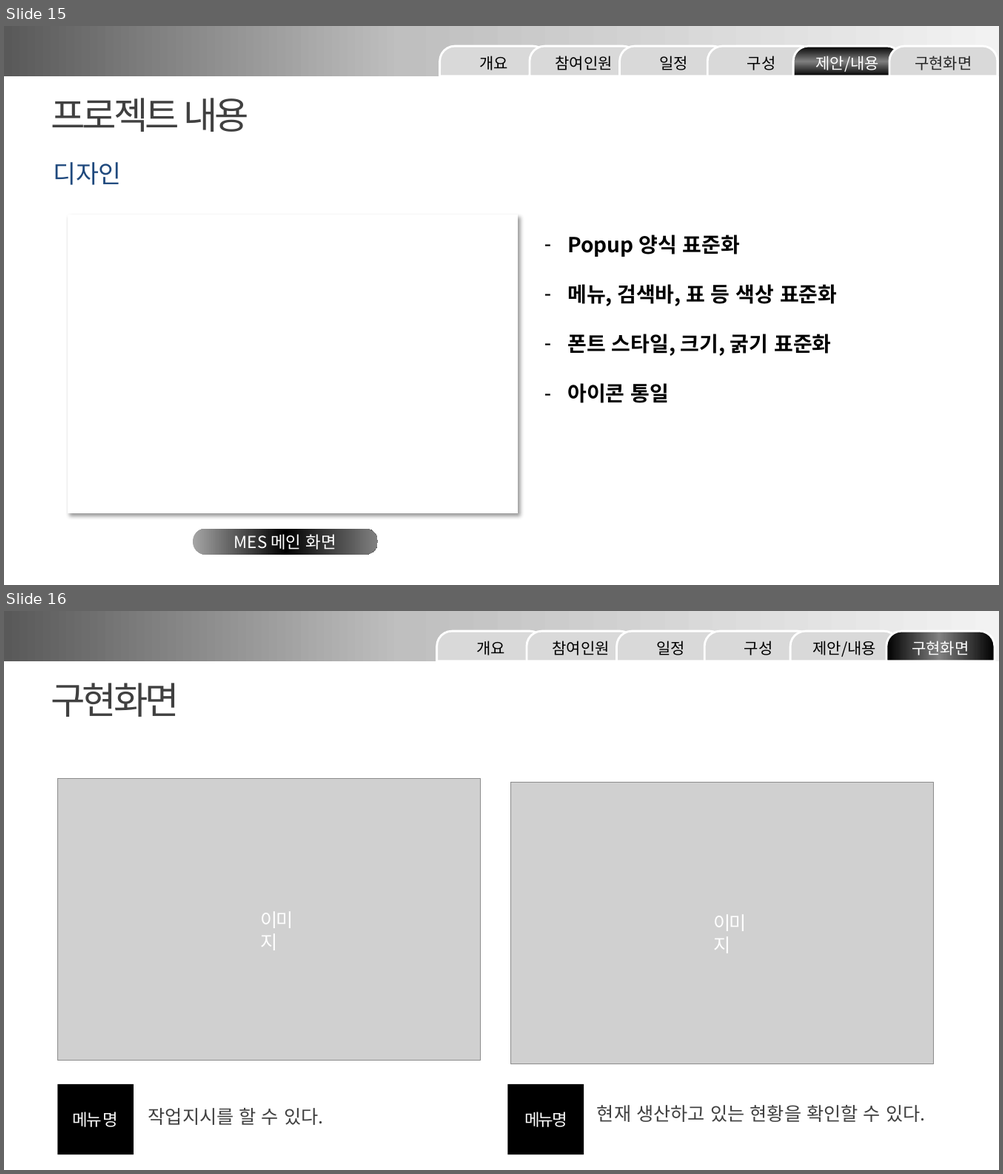
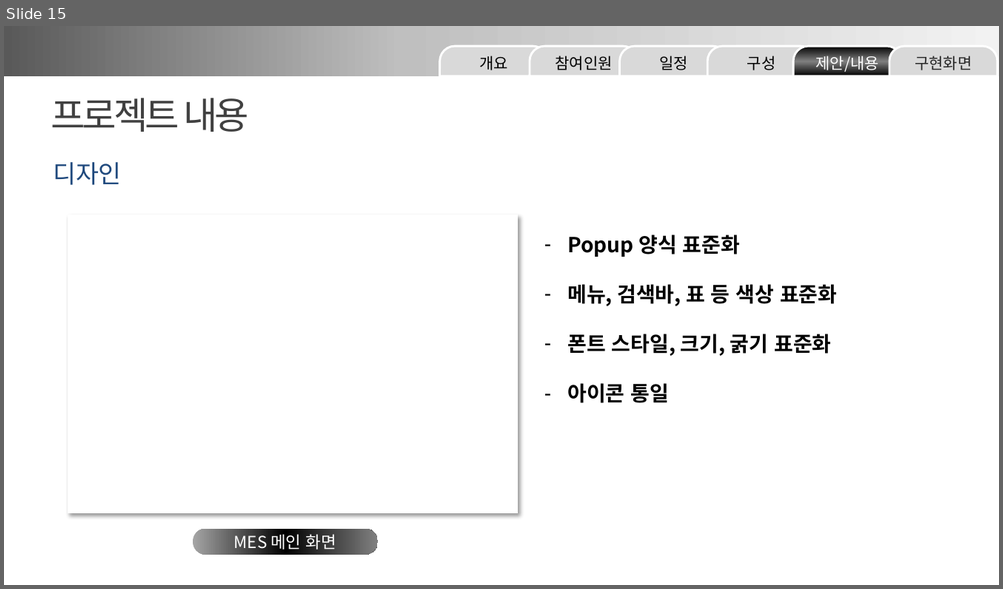
Before and after one commit to minmaxheap/FinalProject, a slide deck: 산출물/Team3 화면 설계 발표 ppt.pptx. Shown one above the other, each under a label of ours: slides 15 and 16 before the commit, slide 15 after it. The pictures are 1003x1174 and 1003x589 pixels, drawn with LibreOffice and Linux fonts; fonts in the diff are those of the drawing; grey boxes stand for pictures. Boxes give left, top, right and bottom in pixels: in the first picture for what was removed or moved away, otherwise in the second. Text is boxed around its words. In the diff, an @@ line names an element or a change of style, - is before the commit and + after.

Commit message:
PPT 수정

```diff
--- a/산출물/Team3 화면 설계 발표 ppt.pptx
+++ b/산출물/Team3 화면 설계 발표 ppt.pptx
@@ slide 16 removed at bbox=[4, 611, 999, 1170], background #FFFFFF @@
@@ rectangle removed at bbox=[4, 611, 999, 661] @@
@@ group removed at bbox=[437, 631, 994, 661]: 6 round same rects @@
-개요
-참여인원
-일정
-구성
-제안/내용
-구현화면
@@ text removed at bbox=[51, 683, 179, 717] @@
-구현화면
@@ picture removed at bbox=[58, 779, 480, 1061] @@
@@ picture removed at bbox=[511, 783, 933, 1065] @@
@@ text removed at bbox=[261, 912, 293, 951] @@
-이미지
@@ text removed at bbox=[714, 915, 746, 954] @@
-이미지
@@ rectangle removed at bbox=[58, 1085, 134, 1155] @@
@@ rectangle removed at bbox=[508, 1085, 583, 1155] @@
@@ text removed at bbox=[73, 1112, 119, 1128] @@
-메뉴 명
@@ text removed at bbox=[148, 1108, 323, 1125] @@
-작업지시를 할 수 있다.
@@ text removed at bbox=[524, 1112, 566, 1128] @@
-메뉴명
@@ text removed at bbox=[597, 1105, 925, 1122] @@
-현재 생산하고 있는 현황을 확인할 수 있다.
```
